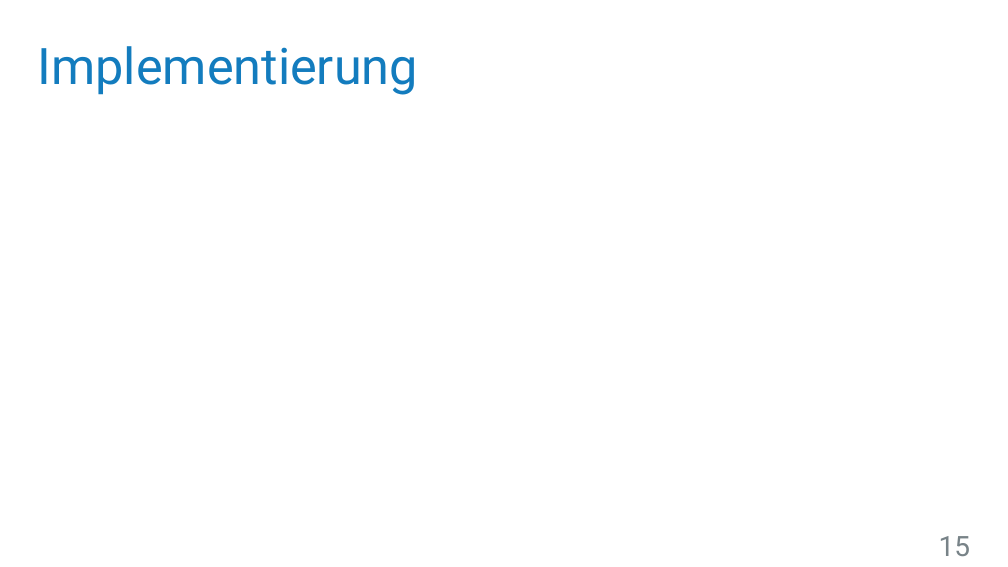
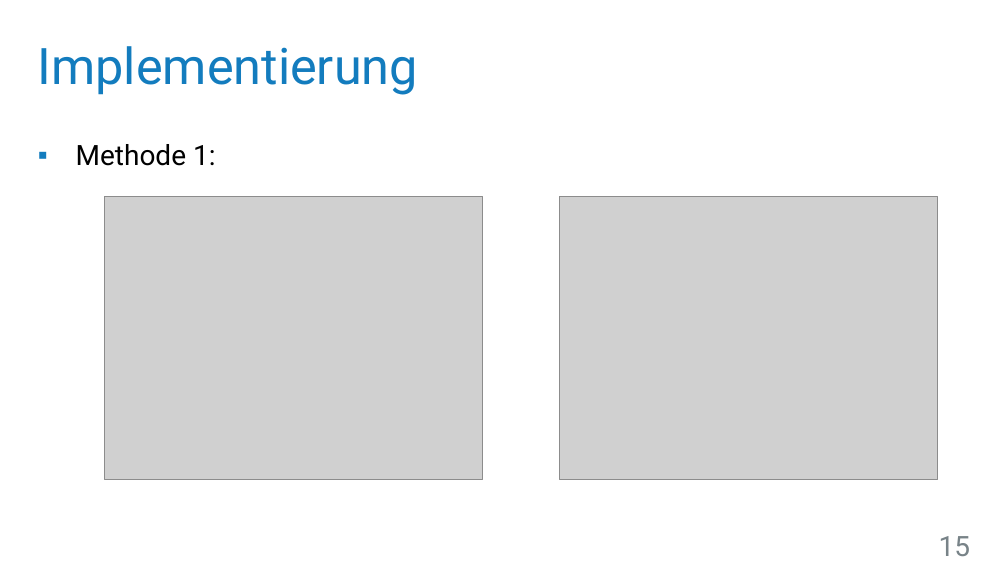
Before and after one commit to UniStuttgart-VISUS/FoveatedVolumeRendering, a slide deck: slide 15 of Dokumente/Vortrag/Wahrnehmungsorientiertes_Volumen-Rendering.pptx. Drawn at 1008x567 pixels with LibreOffice and Linux fonts; fonts in the diff are those of the drawing; grey boxes stand for pictures; background and template pictures are left out. Boxes give left, top, right and bottom in pixels: in the first picture for what was removed or moved away, otherwise in the second. Text is boxed around its words. In the diff, an @@ line names an element or a change of style, - is before the commit and + after.

Commit message:
Vortrag: Entwurf und Implementierung nur sehr grob.

```diff
--- a/Dokumente/Vortrag/Wahrnehmungsorientiertes_Volumen-Rendering.pptx
+++ b/Dokumente/Vortrag/Wahrnehmungsorientiertes_Volumen-Rendering.pptx
@@ text added at [76,144,216,166], 20 pt, text #000000 @@
+▪ Methode 1:
@@ picture added at [105,197,483,480] @@
@@ picture added at [559,197,937,480] @@
```
Also in this commit, not shown: 2 slides added, 1 slide removed.
